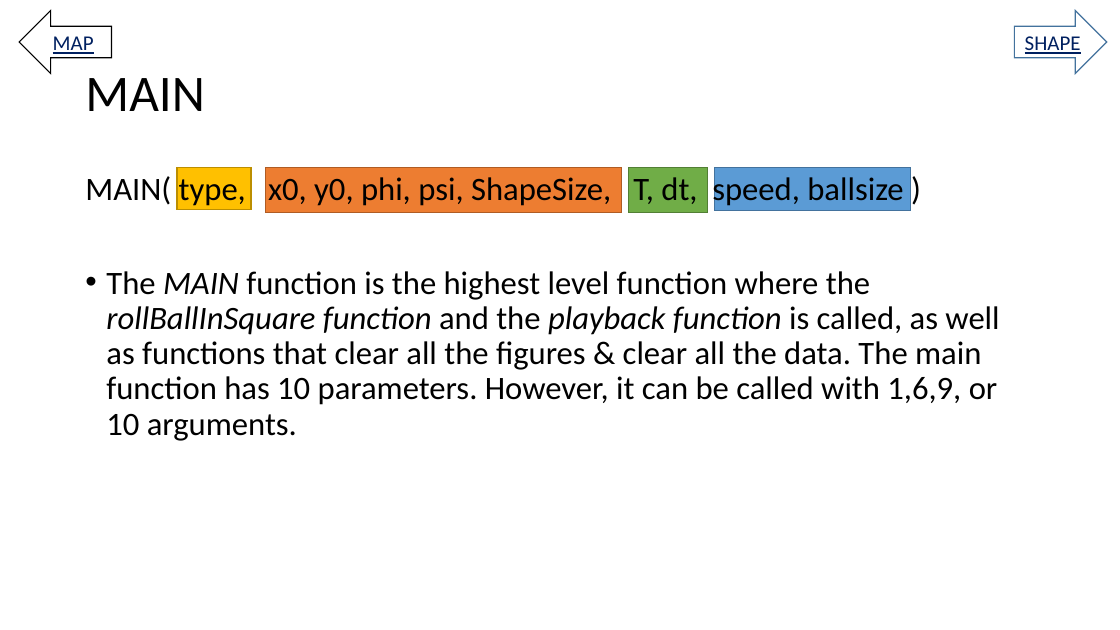
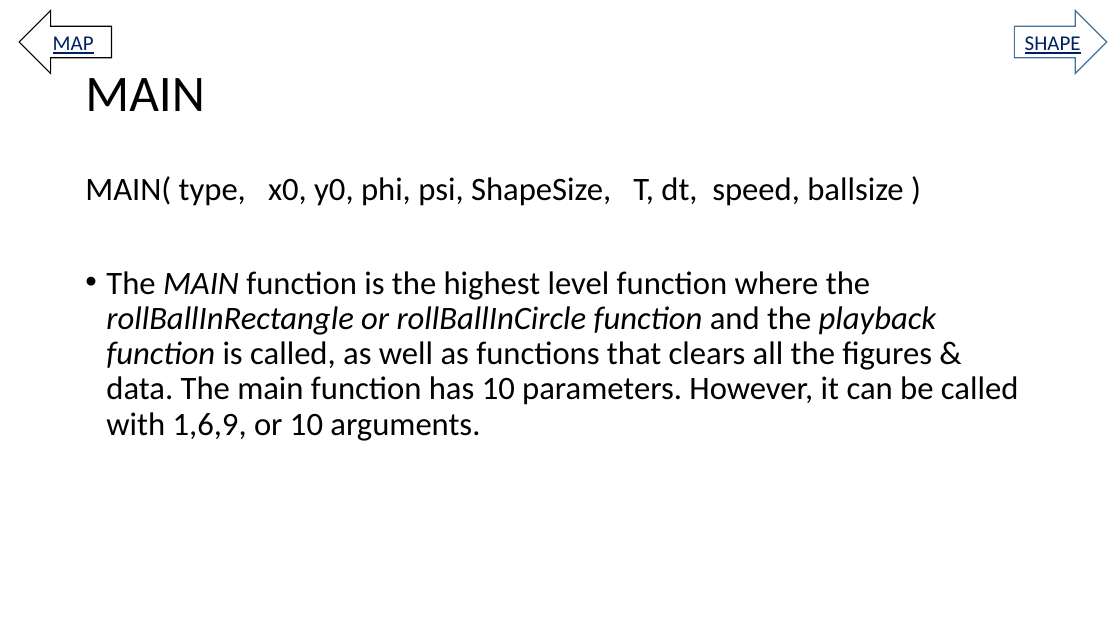
Before and after one commit to RoboticSwarmControl/3AxisMagnet, a slide deck: slide 3 of Omnimagnet Mind Map 06.25.2016 (wo parameter description).pptx. Drawn at 1120x630 pixels with LibreOffice and Linux fonts; fonts in the diff are those of the drawing. Boxes give left, top, right and bottom in pixels: in the first picture for what was removed or moved away, otherwise in the second. Text is boxed around its words. In the diff, an @@ line names an element or a change of style, - is before the commit and + after.

```diff
--- a/Omnimagnet Mind Map 06.25.2016 (wo parameter description).pptx
+++ b/Omnimagnet Mind Map 06.25.2016 (wo parameter description).pptx
@@ group removed at (177,168,911,213): 4 rectangles @@
@@ text at (106,271,1019,441): text changed @@
-• The MAIN function is the highest level function where the rollBallInSquare function and the playback function is called, as well as functions that clear all the figures & clear all the data. The main function has 10 parameters. However, it can be called with 1,6,9, or 10 arguments.
+• The MAIN function is the highest level function where the rollBallInRectangle or rollBallInCircle function and the playback function is called, as well as functions that clears all the figures & data. The main function has 10 parameters. However, it can be called with 1,6,9, or 10 arguments.
```
Also in this commit, not shown: 11 other slides changed, 2 slides removed.
